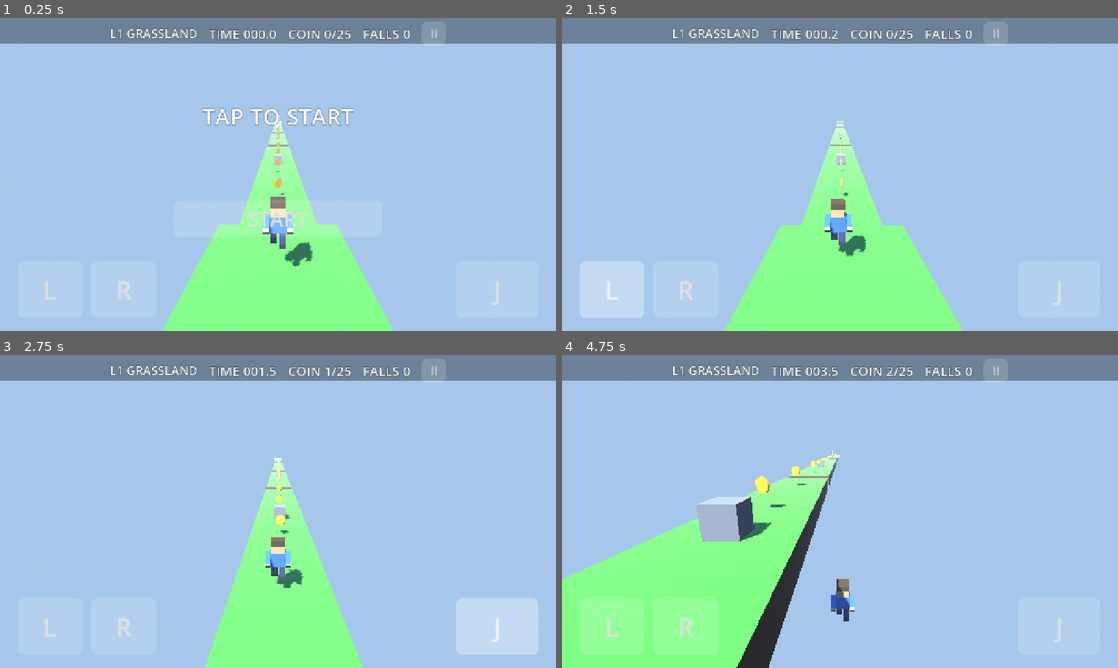
Above: before the commit, frames 1-4 (two rows, left to right).
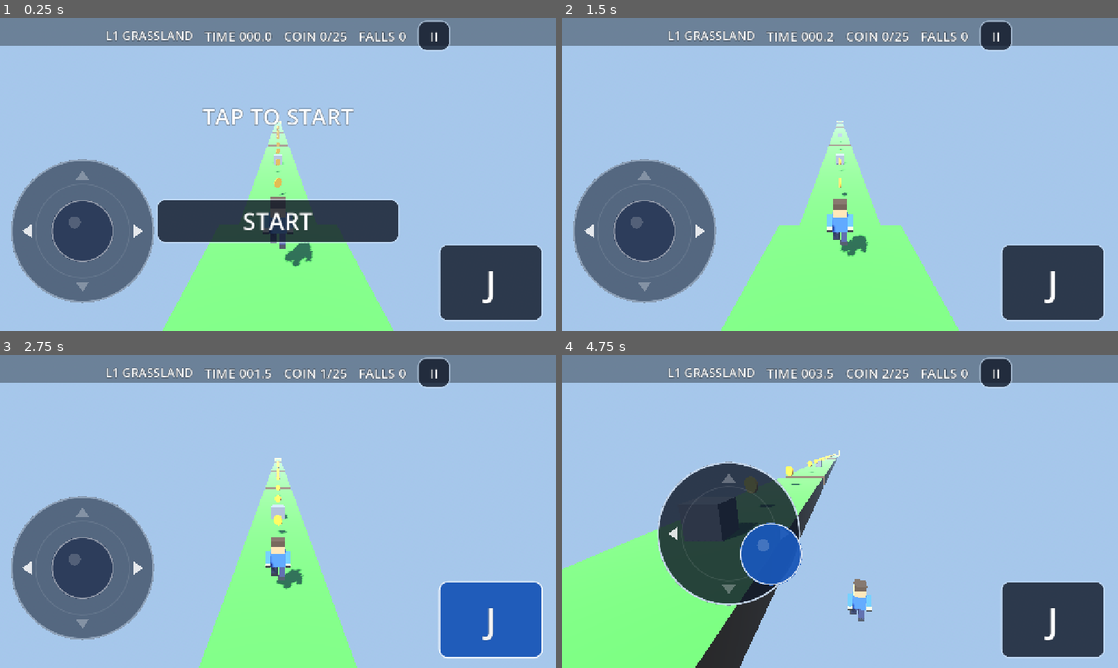
Above: after the commit, the same moments.

Repository: cykgames/001-parkour
Game: Godot game, scene res://Main.tscn
Same seed, same stepped clock (60 frames per second), same inputs: the game is played once before the commit and once after it. Sound files missing from this copy of the repository are replaced by a short silence.
Inputs (mouse positions are in pixels of both pictures, inside the frame that each line leads up to):
- Up to frame 1 (0.25 s): no input
- Up to frame 2 (1.5 s): click "II" at 0.5 s; click (612, 290) at 1.25 s, where only the run before the commit has a clickable "L"
- Up to frame 3 (2.75 s): click "J" at 2 s
- Up to frame 4 (4.75 s): click (684, 627) at 2.75 s, where only the run before the commit has a clickable "R"; move the mouse to (962, 495) at 3.52 s; hold Right (move_right) 3.53-4.25 s; tap Space (jump) at 3.6, 3.77, 4.07 s; click (962, 495) at 3.67 s; drag from (728, 527) to (812, 574) at 4.27 s

The runs differ from the first frame. In frame 1, 22% of the frame differs, in the area x 0-100%, y 0-97%; in frame 2, 18%; in frame 3, 17%; in frame 4, 21%.

Commit message:
HUD v3: floating joystick disc replaces L/R buttons (analog strafe, y reserved for 4-way)

Diff:
--- a/HUD.gd
+++ b/HUD.gd
@@ -1,6 +1,7 @@
 extends CanvasLayer
-## HUD: timer/coins/falls/level, touch buttons, start/pause/finish panels,
-## star rating, best record, red fall flash. All UI built in code.
+## HUD: timer/coins/falls/level, floating joystick + jump button,
+## start/pause/finish panels, star rating, best record, red fall flash.
+## All UI built in code.
 
 signal run_started
 
@@ -27,6 +28,7 @@
 var _pause_button: Button
 var _pause_panel: ColorRect
 var _flash: ColorRect
+var _joy: Joystick
 
 @onready var player: CharacterBody3D = get_parent().get_node("Player")
 
@@ -55,15 +57,24 @@
 	var b := Button.new()
 	b.text = text
 	b.add_theme_font_size_override("font_size", size)
+	b.add_theme_color_override("font_color", Color(1, 1, 1))
+	b.add_theme_color_override("font_outline_color", Color(0, 0, 0, 0.55))
+	b.add_theme_constant_override("outline_size", 3)
+	# Deep navy body + light rim: readable over bright sky, dark per user request.
 	var sb := StyleBoxFlat.new()
-	sb.bg_color = Color(1, 1, 1, 0.16)
-	sb.set_corner_radius_all(14)
-	sb.set_content_margin_all(10)
+	sb.bg_color = Color(0.07, 0.10, 0.16, 0.82)
+	sb.border_color = Color(0.85, 0.92, 1.0, 0.5)
+	sb.set_border_width_all(3)
+	sb.set_corner_radius_all(20)
+	sb.set_content_margin_all(14)
 	b.add_theme_stylebox_override("normal", sb)
+	# Pressed = deep electric blue so the tap is visibly acknowledged.
 	var sbp := StyleBoxFlat.new()
-	sbp.bg_color = Color(1, 1, 1, 0.34)
-	sbp.set_corner_radius_all(14)
-	sbp.set_content_margin_all(10)
+	sbp.bg_color = Color(0.10, 0.34, 0.72, 0.95)
+	sbp.border_color = Color(1, 1, 1, 0.85)
+	sbp.set_border_width_all(3)
+	sbp.set_corner_radius_all(20)
+	sbp.set_content_margin_all(14)
 	b.add_theme_stylebox_override("pressed", sbp)
 	b.add_theme_stylebox_override("hover", sbp)
 	return b
@@ -82,15 +93,15 @@
 	var topbg := ColorRect.new()
 	topbg.color = Color(0, 0, 0, 0.35)
 	topbg.set_anchors_preset(Control.PRESET_TOP_WIDE)
-	topbg.offset_bottom = 58.0
+	topbg.offset_bottom = 64.0
 	topbg.mouse_filter = Control.MOUSE_FILTER_IGNORE
 	add_child(topbg)
 	var bar := HBoxContainer.new()
 	bar.set_anchors_preset(Control.PRESET_TOP_WIDE)
 	bar.offset_left = 18.0
 	bar.offset_right = -18.0
-	bar.offset_top = 8.0
-	bar.offset_bottom = 54.0
+	bar.offset_top = 6.0
+	bar.offset_bottom = 60.0
 	bar.add_theme_constant_override("separation", 26)
 	bar.alignment = BoxContainer.ALIGNMENT_CENTER
 	add_child(bar)
@@ -102,10 +113,24 @@
 	bar.add_child(_time_label)
 	bar.add_child(_coin_label)
 	bar.add_child(_fall_label)
-	_pause_button = _mk_button("II", 26)
-	_pause_button.custom_minimum_size = Vector2(56, 44)
+	_pause_button = _mk_button("II", 30)
+	_pause_button.custom_minimum_size = Vector2(76, 56)
 	_pause_button.pressed.connect(toggle_pause)
 	bar.add_child(_pause_button)
+
+	# Floating joystick (bottom-left zone): swipe anywhere in the zone to
+	# strafe. Full Vector2 output; Player consumes .x now, .y is reserved
+	# for a future forward/back axis. Added before the center buttons so
+	# START/RESTART stay on top where rects overlap on short viewports.
+	_joy = Joystick.new()
+	_joy.set_anchors_preset(Control.PRESET_BOTTOM_LEFT)
+	_joy.offset_left = 0.0
+	_joy.offset_right = 600.0
+	_joy.offset_top = -480.0
+	_joy.offset_bottom = 0.0
+	_joy.home_center = Vector2(190, 250)
+	_joy.activated.connect(_on_stick_pressed)
+	add_child(_joy)
 
 	# Center message / stars / best / buttons
 	_msg_label = _mk_label("", 52)
@@ -123,33 +148,21 @@
 	_centered(_best_label, 0, 40)
 	_best_label.visible = false
 	add_child(_best_label)
-	_center_button = _mk_button("START", 46)
-	_centered(_center_button, 60, 140, 240)
+	_center_button = _mk_button("START", 54)
+	_centered(_center_button, 56, 158, 280)
 	_center_button.pressed.connect(_on_center_pressed)
 	add_child(_center_button)
-	_restart_button = _mk_button("RESTART", 30)
-	_centered(_restart_button, 160, 212, 160)
+	_restart_button = _mk_button("RESTART", 36)
+	_centered(_restart_button, 178, 244, 160)
 	_restart_button.pressed.connect(_on_restart_pressed)
 	_restart_button.visible = false
 	add_child(_restart_button)
 
-	# Touch controls (bottom corners)
-	var tl := _mk_button("L", 60)
-	tl.set_anchors_preset(Control.PRESET_BOTTOM_LEFT)
-	tl.offset_left = 40; tl.offset_right = 190
-	tl.offset_top = -160; tl.offset_bottom = -30
-	tl.button_down.connect(_on_left_down); tl.button_up.connect(_on_left_up)
-	add_child(tl)
-	var tr := _mk_button("R", 60)
-	tr.set_anchors_preset(Control.PRESET_BOTTOM_LEFT)
-	tr.offset_left = 210; tr.offset_right = 360
-	tr.offset_top = -160; tr.offset_bottom = -30
-	tr.button_down.connect(_on_right_down); tr.button_up.connect(_on_right_up)
-	add_child(tr)
-	var tj := _mk_button("J", 60)
+	# Touch controls: jump key (bottom-right) — enlarged hit area, deep navy.
+	var tj := _mk_button("J", 80)
 	tj.set_anchors_preset(Control.PRESET_BOTTOM_RIGHT)
-	tj.offset_left = -230; tj.offset_right = -40
-	tj.offset_top = -160; tj.offset_bottom = -30
+	tj.offset_left = -270; tj.offset_right = -30
+	tj.offset_top = -200; tj.offset_bottom = -22
 	tj.button_down.connect(_on_jump_down); tj.button_up.connect(_on_jump_up)
 	add_child(tj)
 
@@ -168,18 +181,18 @@
 	add_child(_pause_panel)
 	var pv := VBoxContainer.new()
 	pv.set_anchors_preset(Control.PRESET_CENTER)
-	pv.offset_left = -160; pv.offset_right = 160
-	pv.offset_top = -120; pv.offset_bottom = 120
-	pv.add_theme_constant_override("separation", 18)
+	pv.offset_left = -190; pv.offset_right = 190
+	pv.offset_top = -130; pv.offset_bottom = 130
+	pv.add_theme_constant_override("separation", 20)
 	pv.alignment = BoxContainer.ALIGNMENT_CENTER
 	_pause_panel.add_child(pv)
 	var pl := _mk_label("PAUSED", 48)
 	pl.horizontal_alignment = HORIZONTAL_ALIGNMENT_CENTER
 	pv.add_child(pl)
-	var resume := _mk_button("RESUME", 36)
+	var resume := _mk_button("RESUME", 40)
 	resume.pressed.connect(toggle_pause)
 	pv.add_child(resume)
-	var prestart := _mk_button("RESTART", 32)
+	var prestart := _mk_button("RESTART", 36)
 	prestart.pressed.connect(_on_restart_pressed)
 	pv.add_child(prestart)
 
@@ -198,6 +211,7 @@
 func _process(delta: float) -> void:
 	if Input.is_action_just_pressed("pause"):
 		toggle_pause()
+	player.input_dir = _joy.output
 	if running:
 		time += delta
 		_time_label.text = "TIME %05.1f" % time
@@ -244,6 +258,8 @@
 	get_tree().paused = paused
 	_pause_panel.visible = paused
 	running = not paused
+	if paused:
+		_joy.force_release()
 
 
 func show_finish(stars: int, t: float, pcoins: int, pfalls: int, best: Dictionary, is_last: bool, improved: bool) -> void:
@@ -285,24 +301,9 @@
 	get_tree().reload_current_scene()
 
 
-func _on_left_down() -> void:
+func _on_stick_pressed() -> void:
 	if not started:
 		start_run()
-	player.input_left = true
-
-
-func _on_left_up() -> void:
-	player.input_left = false
-
-
-func _on_right_down() -> void:
-	if not started:
-		start_run()
-	player.input_right = true
-
-
-func _on_right_up() -> void:
-	player.input_right = false
 
 
 func _on_jump_down() -> void:
--- /dev/null
+++ b/Joystick.gd
@@ -0,0 +1,138 @@
+class_name Joystick
+extends Control
+## Floating virtual joystick disc. Touch anywhere inside the zone: the disc
+## re-centers under the finger, drag to steer, release to spring back.
+## Output is a FULL Vector2 (-1..1 per axis, radial deadzone):
+##   x = strafe (consumed by Player.input_dir.x today)
+##   y = reserved for a future forward/back axis (not consumed yet)
+## so the same pad can later become a 4-way stick without input rework.
+
+signal activated
+signal released
+
+const RADIUS := 165.0
+const KNOB_RADIUS := 72.0
+const KNOB_MAX := 108.0
+const DEADZONE := 0.12
+
+var output := Vector2.ZERO
+var active := false
+var home_center := Vector2(190, 250)
+var _center := Vector2(190, 250)
+var _knob := Vector2.ZERO
+var _touch := -1
+
+
+func _ready() -> void:
+	mouse_filter = Control.MOUSE_FILTER_STOP
+	_center = home_center
+
+
+## Pure mapping knob-offset -> normalized output (radial deadzone + rescale).
+static func compute_output(d: Vector2) -> Vector2:
+	var mag := d.length() / KNOB_MAX
+	if mag <= DEADZONE:
+		return Vector2.ZERO
+	var m := clampf((mag - DEADZONE) / (1.0 - DEADZONE), 0.0, 1.0)
+	return d.normalized() * m
+
+
+func force_release() -> void:
+	if _touch != -1 or active:
+		_release()
+
+
+func _release() -> void:
+	_touch = -1
+	active = false
+	output = Vector2.ZERO
+	released.emit()
+	queue_redraw()
+
+
+func _clamp_center(p: Vector2) -> Vector2:
+	var pad := RADIUS + 6.0
+	return Vector2(
+		clampf(p.x, pad, maxf(pad, size.x - pad)),
+		clampf(p.y, pad, maxf(pad, size.y - pad)))
+
+
+func _gui_input(event: InputEvent) -> void:
+	var touch := event as InputEventScreenTouch
+	if touch != null:
+		if touch.pressed and _touch == -1:
+			_touch = touch.index
+			active = true
+			_center = _clamp_center(touch.position)
+			_knob = Vector2.ZERO
+			output = Vector2.ZERO
+			activated.emit()
+			queue_redraw()
+			accept_event()
+		elif not touch.pressed and touch.index == _touch:
+			_release()
+			accept_event()
+		return
+	var drag := event as InputEventScreenDrag
+	if drag != null and drag.index == _touch:
+		var d := drag.position - _center
+		if d.length() > KNOB_MAX:
+			d = d.normalized() * KNOB_MAX
+		_knob = d
+		output = compute_output(d)
+		queue_redraw()
+		accept_event()
+
+
+func _process(delta: float) -> void:
+	if active:
+		return
+	var moved := false
+	if _knob.length() > 0.5:
+		_knob = _knob.move_toward(Vector2.ZERO, delta * 900.0)
+		moved = true
+	elif _knob != Vector2.ZERO:
+		_knob = Vector2.ZERO
+		moved = true
+	if _center.distance_to(home_center) > 0.5:
+		_center = _center.move_toward(home_center, delta * 1200.0)
+		moved = true
+	elif _center != home_center:
+		_center = home_center
+		moved = true
+	if moved:
+		queue_redraw()
+
+
+func _arrow(c: Vector2, dir: Vector2, col: Color) -> void:
+	var tip := c + dir * (RADIUS - 26.0)
+	var side := Vector2(-dir.y, dir.x)
+	var pts := PackedVector2Array([
+		tip,
+		tip - dir * 22.0 + side * 16.0,
+		tip - dir * 22.0 - side * 16.0,
+	])
+	draw_colored_polygon(pts, col)
+
+
+func _draw() -> void:
+	var c := _center
+	var base_a := 0.82 if active else 0.55
+	var rim_a := 0.9 if active else 0.45
+	# Deep navy disc + light rim (matches HUD v2 dark buttons).
+	draw_circle(c, RADIUS, Color(0.07, 0.10, 0.16, base_a))
+	draw_arc(c, RADIUS - 2.0, 0.0, TAU, 64, Color(0.85, 0.92, 1.0, rim_a), 4.0, true)
+	# Travel guide ring.
+	draw_arc(c, KNOB_MAX, 0.0, TAU, 48, Color(1, 1, 1, 0.10), 2.0, true)
+	# Axis hints: E/W bright (strafe live now), N/S dim (future axes).
+	_arrow(c, Vector2.RIGHT, Color(1, 1, 1, 0.85))
+	_arrow(c, Vector2.LEFT, Color(1, 1, 1, 0.85))
+	_arrow(c, Vector2.UP, Color(1, 1, 1, 0.28))
+	_arrow(c, Vector2.DOWN, Color(1, 1, 1, 0.28))
+	# Knob: electric blue while held, slate at rest.
+	var kc := c + _knob
+	var knob_col := Color(0.10, 0.34, 0.72, 0.95) if active else Color(0.16, 0.22, 0.34, 0.90)
+	var knob_rim := 0.85 if active else 0.50
+	draw_circle(kc, KNOB_RADIUS, knob_col)
+	draw_arc(kc, KNOB_RADIUS - 2.0, 0.0, TAU, 48, Color(1, 1, 1, knob_rim), 3.0, true)
+	draw_circle(kc - Vector2(18, 20), 14.0, Color(1, 1, 1, 0.18))
--- a/Player.gd
+++ b/Player.gd
@@ -1,5 +1,5 @@
 extends CharacterBody3D
-## Player: auto-run forward (-Z), touch left/right + jump.
+## Player: auto-run forward (-Z), analog joystick strafe + jump.
 ## Physics constants are MVP-validated (jump range 4.64m) -- do not retune.
 ## Block character + procedural run/jump animation + squash&stretch built in code.
 
@@ -15,8 +15,10 @@
 signal landed
 signal fell
 
-var input_left := false
-var input_right := false
+## Analog stick input from the HUD joystick. x = strafe (-1..1), consumed
+## below. y is already plumbed end-to-end and RESERVED for a future
+## forward/back axis (e.g. speed bias); auto-run owns forward speed today.
+var input_dir := Vector2.ZERO
 var started := false
 var autopilot := false
 var _coyote := 0.0
@@ -146,13 +148,14 @@
 		_coyote = 0.0
 		_squash = -0.25
 		jumped.emit()
-	# Auto-run forward, strafe from touch/keys/autopilot
+	# Auto-run forward, analog strafe from joystick/keys/autopilot
 	velocity.z = 0.0 if _ap_brake else -SPEED
-	var dir := 0.0
-	if Input.is_action_pressed("move_left") or input_left:
+	var dir := clampf(input_dir.x, -1.0, 1.0)
+	if Input.is_action_pressed("move_left"):
 		dir -= 1.0
-	if Input.is_action_pressed("move_right") or input_right:
+	if Input.is_action_pressed("move_right"):
 		dir += 1.0
+	dir = clampf(dir, -1.0, 1.0)
 	if autopilot:
 		dir = _ap_dir
 		if not is_on_floor():
--- /dev/null
+++ b/tools/shot_hud.gd
@@ -0,0 +1,45 @@
+extends Node
+## Rendered UI proof: instances the REAL Main scene, captures idle /
+## deflected / released joystick frames to build/hud_joy_*.png.
+## Run (windowed): Godot... --path . --resolution 1280x720 res://tools/shot_hud.tscn
+
+var _main: Node
+var _f := 0
+
+
+func _ready() -> void:
+	AudioServer.set_bus_mute(0, true)
+	get_window().size = Vector2i(1280, 720)
+	_main = load("res://Main.tscn").instantiate()
+	add_child(_main)
+
+
+func _process(_d: float) -> void:
+	_f += 1
+	var joy: Joystick = _main.get_node("HUD")._joy
+	if _f == 20:
+		_snap("build/hud_joy_idle.png")
+	if _f == 25:
+		var down := InputEventScreenTouch.new()
+		down.index = 0
+		down.pressed = true
+		down.position = Vector2(190, 250)
+		joy._gui_input(down)
+		var drag := InputEventScreenDrag.new()
+		drag.index = 0
+		drag.position = Vector2(290, 220)
+		joy._gui_input(drag)
+	if _f == 40:
+		_snap("build/hud_joy_active.png")
+	if _f == 55:
+		joy.force_release()
+	if _f == 80:
+		_snap("build/hud_joy_released.png")
+		print("HUD_SHOTS_DONE")
+		get_tree().quit(0)
+
+
+func _snap(path: String) -> void:
+	var img := get_viewport().get_texture().get_image()
+	img.save_png(path)
+	print("SAVED ", path)
--- /dev/null
+++ b/tools/shot_hud.tscn
@@ -0,0 +1,6 @@
+[gd_scene load_steps=2 format=3]
+
+[ext_resource type="Script" path="res://tools/shot_hud.gd" id="1"]
+
+[node name="ShotHud" type="Node"]
+script = ExtResource("1")
--- /dev/null
+++ b/tools/test_joystick.gd
@@ -0,0 +1,81 @@
+extends Node
+## Headless unit test: Joystick output math + touch event path + release.
+## Run: Godot_v4.7.2-stable_win64_console.exe --headless --path . res://tools/test_joystick.tscn
+
+var _fails := 0
+var _joy: Joystick
+
+
+func _expect(cond: bool, what: String) -> void:
+	if not cond:
+		_fails += 1
+		print("JOY_FAIL: ", what)
+
+
+func _ready() -> void:
+	# --- pure output math ---
+	_expect(Joystick.compute_output(Vector2.ZERO) == Vector2.ZERO, "zero input")
+	_expect(Joystick.compute_output(Vector2(10, 0)) == Vector2.ZERO, "deadzone 10px")
+	_expect(Joystick.compute_output(Vector2(108, 0)).distance_to(Vector2(1, 0)) < 0.001, "full right")
+	_expect(Joystick.compute_output(Vector2(-108, 0)).distance_to(Vector2(-1, 0)) < 0.001, "full left")
+	_expect(Joystick.compute_output(Vector2(0, -108)).distance_to(Vector2(0, -1)) < 0.001, "y axis wired (future forward/back)")
+	_expect(Joystick.compute_output(Vector2(300, 0)).distance_to(Vector2(1, 0)) < 0.001, "overtravel clamped")
+	var diag := Joystick.compute_output(Vector2(54, 54))
+	_expect(absf(diag.x - diag.y) < 0.001 and diag.length() > 0.6 and diag.length() < 0.75, "diagonal rescale")
+	var prev := 0.0
+	for i in range(0, 109, 3):
+		var m := Joystick.compute_output(Vector2(i, 0)).x
+		_expect(m >= prev - 0.0001, "monotonic at %d" % i)
+		prev = m
+
+	# --- event path ---
+	_joy = Joystick.new()
+	_joy.size = Vector2(600, 480)
+	_joy.home_center = Vector2(260, 250)
+	add_child(_joy)
+
+	var down := InputEventScreenTouch.new()
+	down.index = 0
+	down.pressed = true
+	down.position = Vector2(260, 250)
+	_joy._gui_input(down)
+	_expect(_joy.active, "touch activates")
+	_expect(_joy.output == Vector2.ZERO, "center press = zero output")
+
+	var drag := InputEventScreenDrag.new()
+	drag.index = 0
+	drag.position = Vector2(368, 250)
+	_joy._gui_input(drag)
+	_expect(absf(_joy.output.x - 1.0) < 0.001 and absf(_joy.output.y) < 0.001, "drag right -> x=1")
+
+	drag.position = Vector2(260, 142)
+	_joy._gui_input(drag)
+	_expect(absf(_joy.output.y + 1.0) < 0.001, "drag up -> y=-1")
+
+	# second finger must not steal the stick
+	var down2 := InputEventScreenTouch.new()
+	down2.index = 1
+	down2.pressed = true
+	down2.position = Vector2(50, 50)
+	_joy._gui_input(down2)
+	_expect(_joy.active and absf(_joy.output.y + 1.0) < 0.001, "second finger ignored")
+
+	var up := InputEventScreenTouch.new()
+	up.index = 0
+	up.pressed = false
+	up.position = Vector2(260, 142)
+	_joy._gui_input(up)
+	_expect(not _joy.active and _joy.output == Vector2.ZERO, "release zeroes output")
+
+	# floating re-center clamps disc inside the zone
+	down.position = Vector2(10, 10)
+	_joy._gui_input(down)
+	_expect(_joy._center.distance_to(Vector2(171, 171)) < 0.001, "floating center clamped")
+	_joy.force_release()
+	_expect(not _joy.active and _joy.output == Vector2.ZERO, "force_release")
+
+	if _fails == 0:
+		print("JOYSTICK_TEST_PASS")
+	else:
+		print("JOYSTICK_TEST_FAIL count=", _fails)
+	get_tree().quit(0 if _fails == 0 else 1)
--- /dev/null
+++ b/tools/test_joystick.tscn
@@ -0,0 +1,6 @@
+[gd_scene load_steps=2 format=3]
+
+[ext_resource type="Script" path="res://tools/test_joystick.gd" id="1"]
+
+[node name="JoystickTest" type="Node"]
+script = ExtResource("1")
Not shown, changed: docs/W7_CHECKPOINT.md
